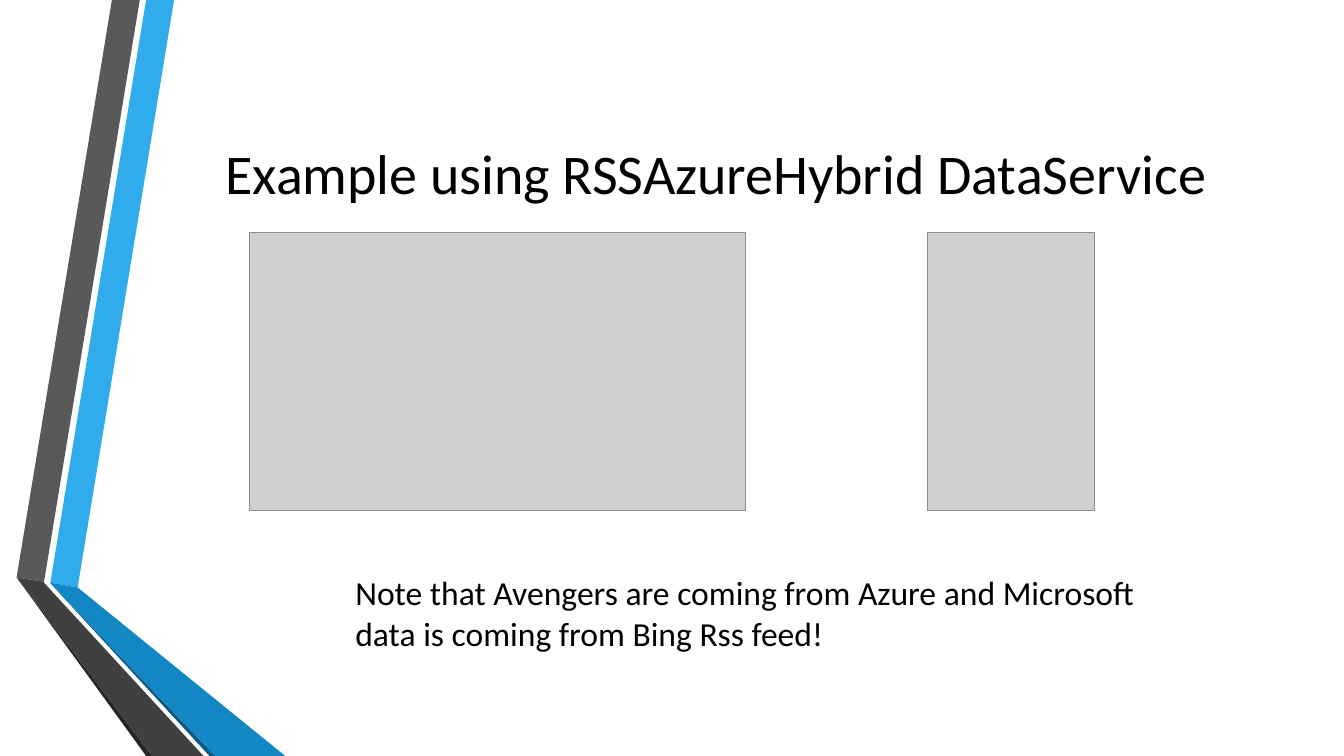
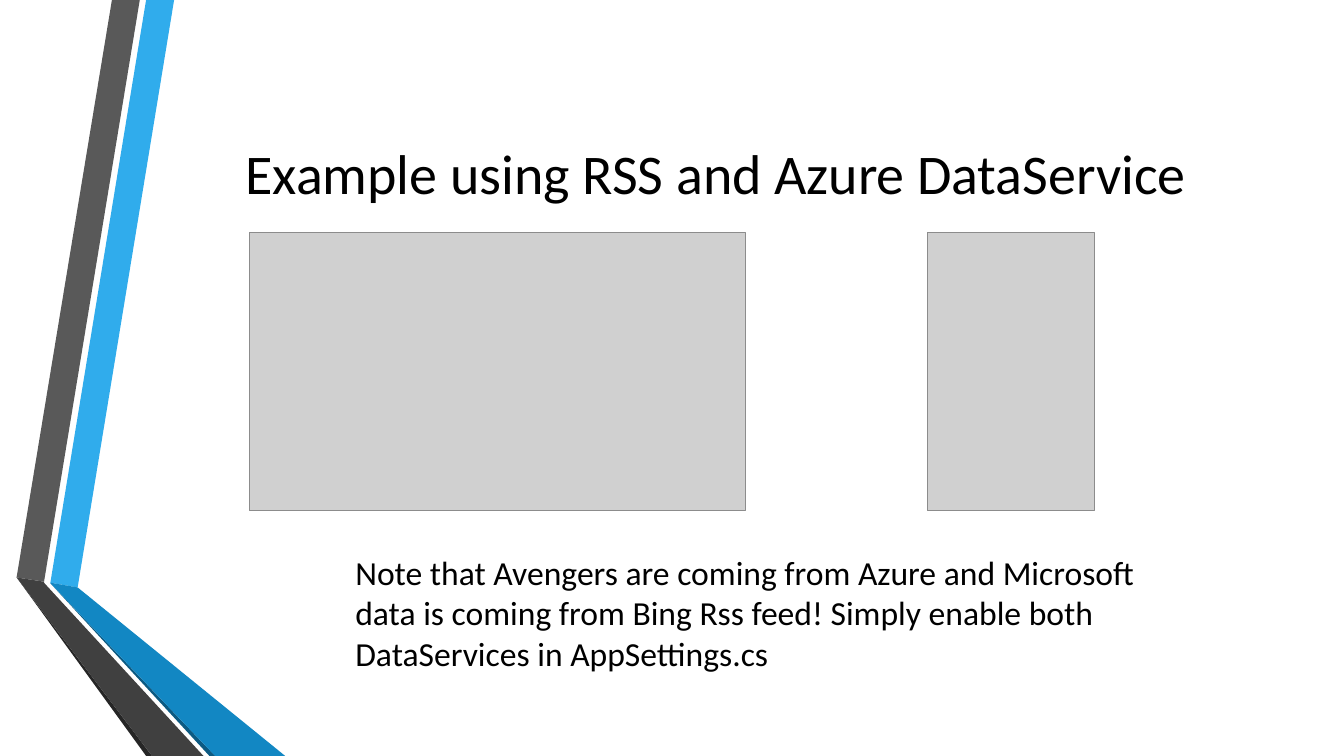
Before and after one commit to toolboc/XPlatformCloudKit, a slide deck: slide 36 of XPlatformCloudkit.pptx (slide 34 before the commit). Drawn at 1344x756 pixels with LibreOffice and Linux fonts; fonts in the diff are those of the drawing; grey boxes stand for pictures; background and template pictures are left out. Boxes give left, top, right and bottom in pixels: in the first picture for what was removed or moved away, otherwise in the second. Text is boxed around its words. In the diff, an @@ line names an element or a change of style, - is before the commit and + after.

```diff
--- a/XPlatformCloudkit.pptx
+++ b/XPlatformCloudkit.pptx
@@ title at (x1=245, y1=155, x2=1186, y2=204): text changed @@
-Example using RSSAzureHybrid DataService
+Example using RSS and Azure DataService
@@ text at (x1=355, y1=561, x2=1134, y2=672): text changed @@
-Note that Avengers are coming from Azure and Microsoft data is coming from Bing Rss feed!
+Note that Avengers are coming from Azure and Microsoft data is coming from Bing Rss feed! Simply enable both DataServices in AppSettings.cs
```
Also in this commit, not shown: 10 other slides changed, 2 slides added.
